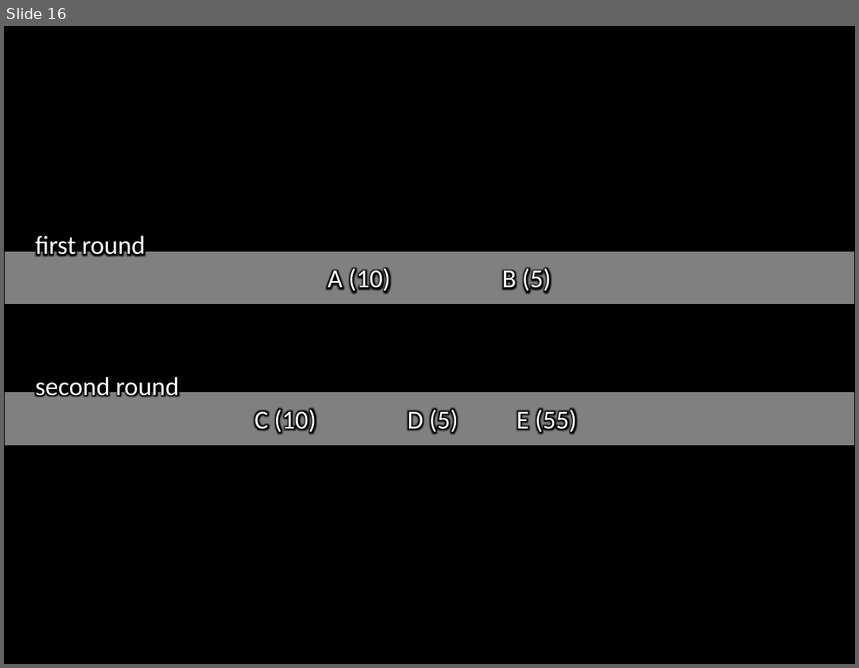
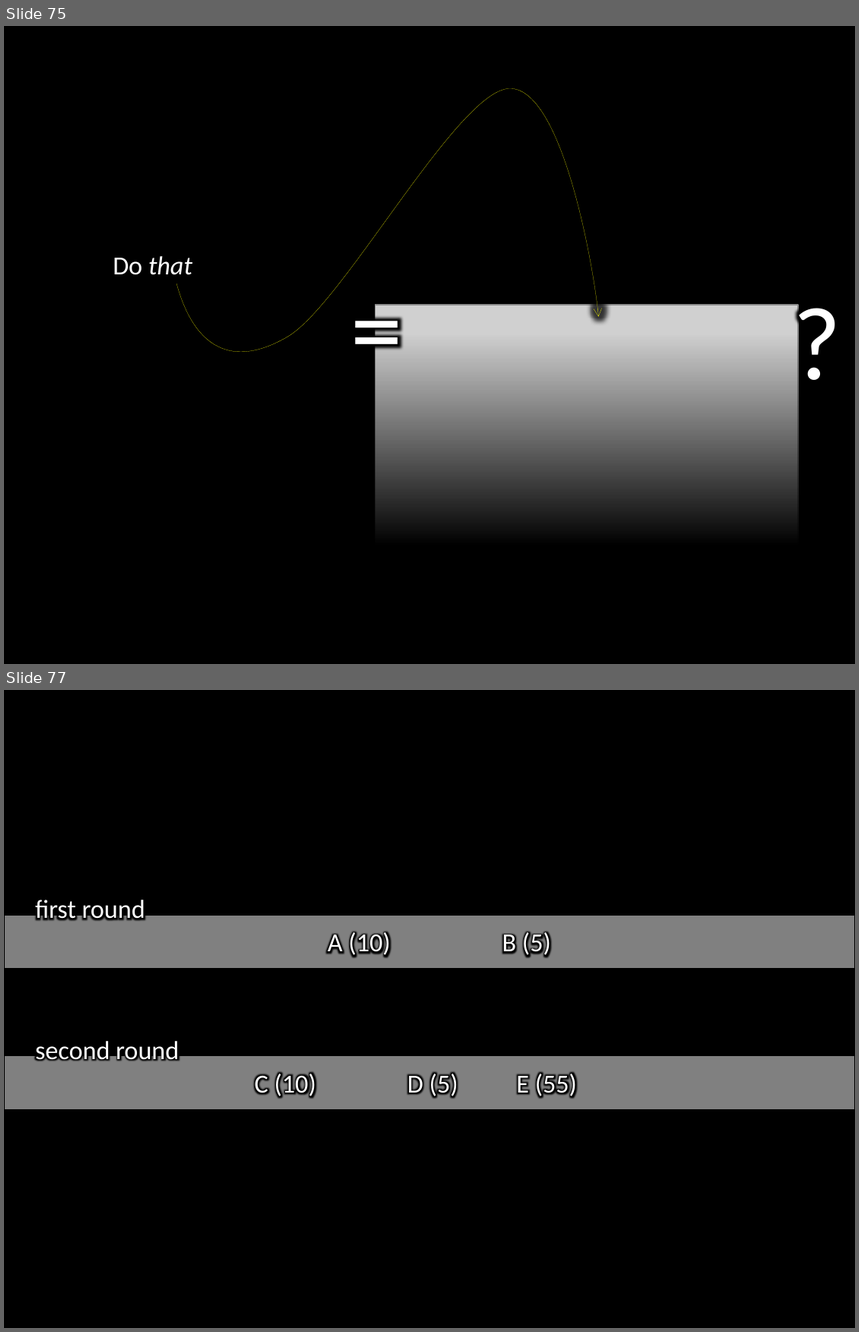
Before and after one commit to butterfill/lecture_mindreading_joint_action_philosophical_tools, a slide deck: lecture05 actions intentions goals/lecture05.ppt.pptx. Shown one above the other, each under a label of ours: slide 16 before the commit, slides 75 and 77 after it; the slides between them are not shown. The pictures are 859x668 and 859x1332 pixels, drawn with LibreOffice and Linux fonts; fonts in the diff are those of the drawing; grey boxes stand for pictures. Boxes give left, top, right and bottom in pixels: in the first picture for what was removed or moved away, otherwise in the second. Text is boxed around its words. In the diff, an @@ line names an element or a change of style, - is before the commit and + after.

```diff
--- a/lecture05 actions intentions goals/lecture05.ppt.pptx
+++ b/lecture05 actions intentions goals/lecture05.ppt.pptx
@@ slide 75 added at [4,26,855,664], background #000000 @@
@@ freeform shape added at [177,89,599,352], outline #FFFF00 0.75 pt @@
@@ text added at [113,256,192,275], 22 pt, text #FFFFFF, italic @@
+Do that
@@ text added at [343,259,621,393], 88 pt, text #FFFFFF @@
+=
@@ text added at [785,271,855,406], 88 pt, text #FFFFFF @@
+?
@@ rectangle added at [369,312,805,547], fill gradient #000000 @@
@@ picture added at [375,305,798,545] @@
@@ what was slide 16 is now slide 77 @@
```
Also in this commit, not shown: 4 slides changed, 60 other slides added, 2 other files.
